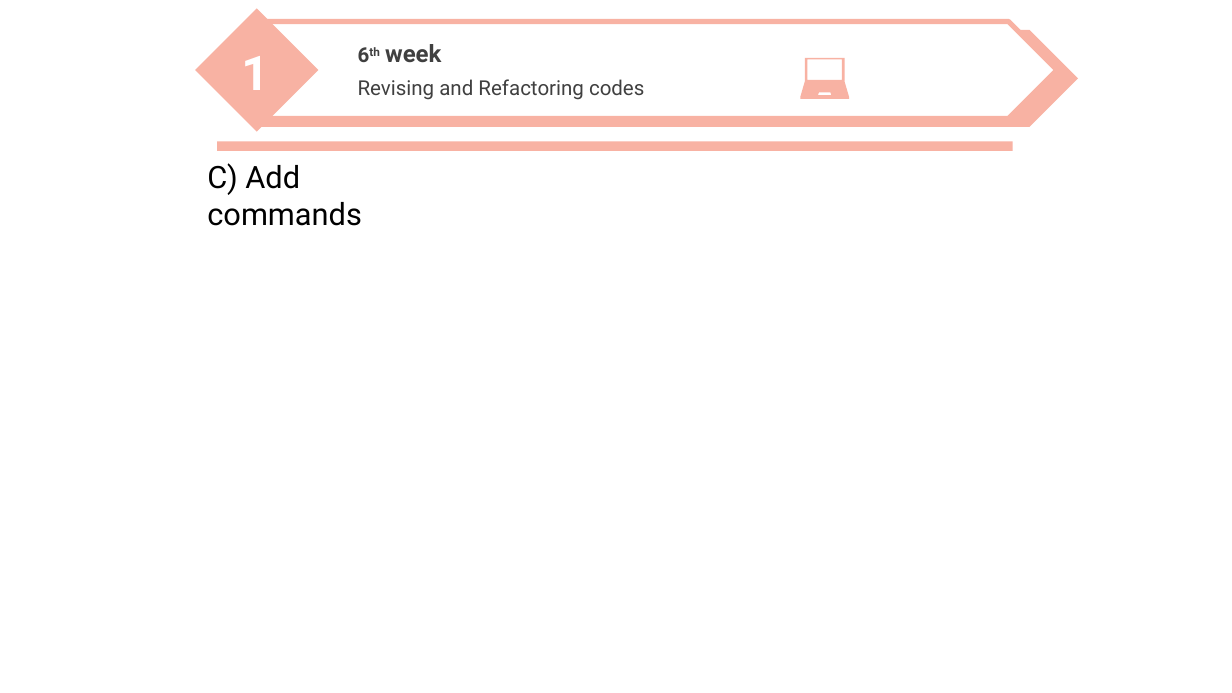
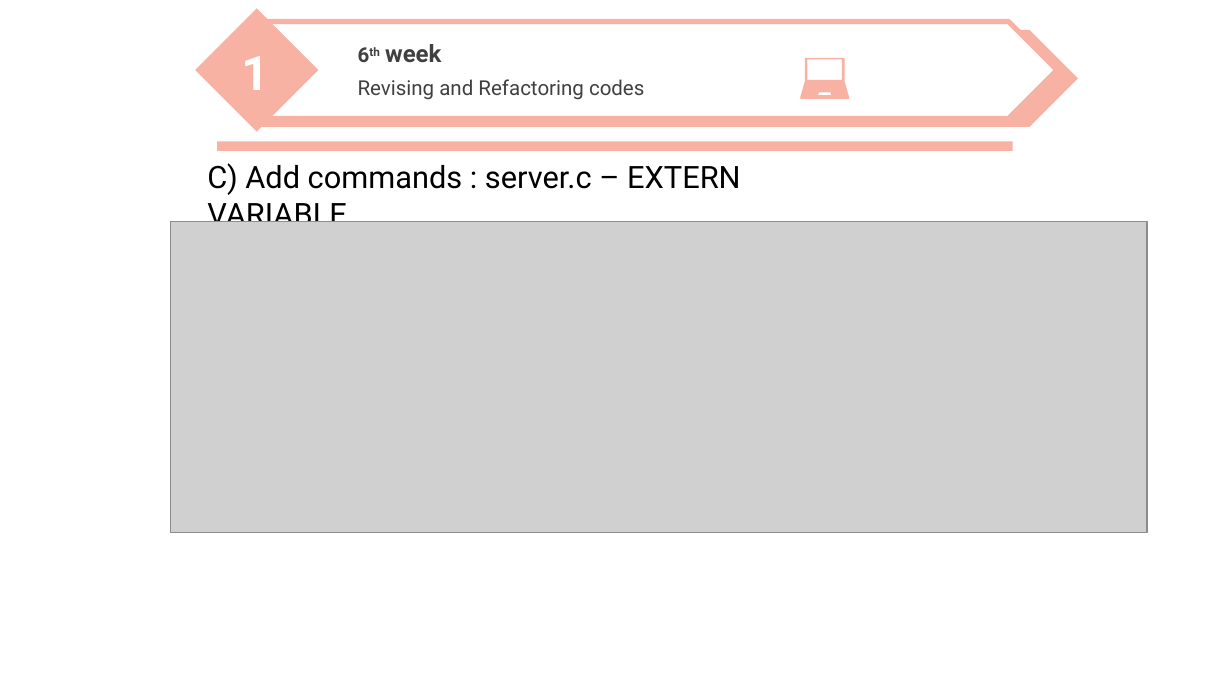
Before and after one commit to nicesick/Prototyping-Delay-Aware-V2X-Safe-Communications, a slide deck: slide 14 of presentation/presentation_3.pptx (slide 10 before the commit). Drawn at 1232x693 pixels with LibreOffice and Linux fonts; fonts in the diff are those of the drawing; grey boxes stand for pictures; background and template pictures are left out. Boxes give left, top, right and bottom in pixels: in the first picture for what was removed or moved away, otherwise in the second. Text is boxed around its words. In the diff, an @@ line names an element or a change of style, - is before the commit and + after.

```diff
--- a/presentation/presentation_3.pptx
+++ b/presentation/presentation_3.pptx
@@ text at box(207, 163, 741, 222): text changed @@
-C) Add commands
+C) Add commands : server.c – EXTERN VARIABLE
@@ picture added at box(170, 222, 1147, 532) @@
```
Also in this commit, not shown: 1 other slide changed, 12 slides added, 1 other file.
